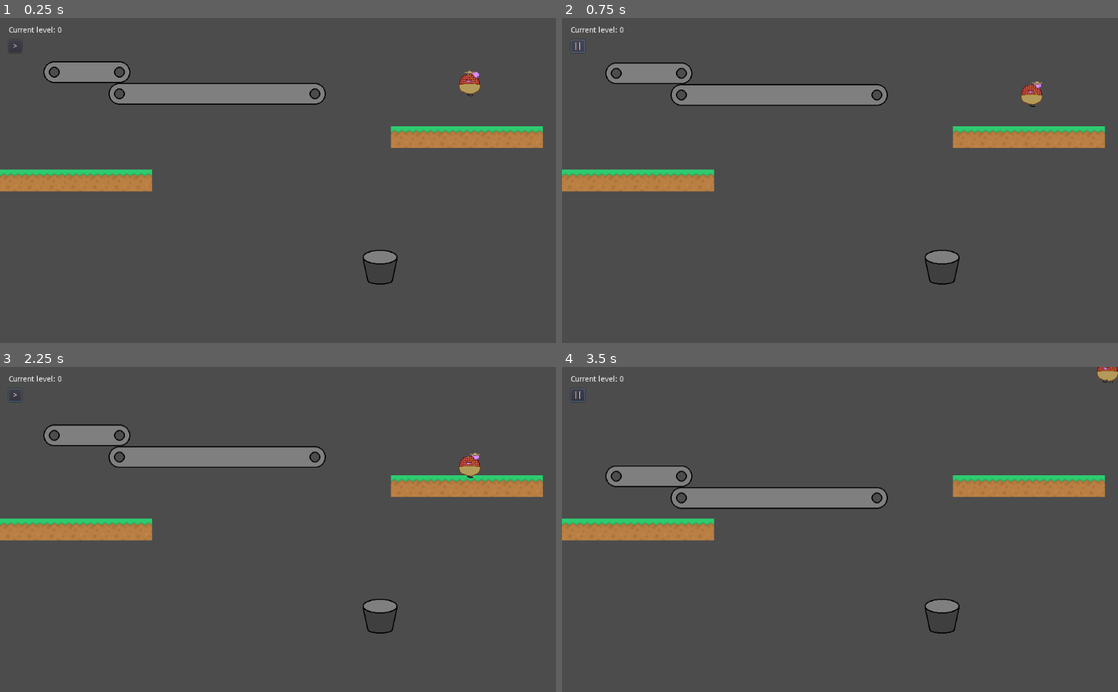
Above: before the commit, frames 1-4 (two rows, left to right).
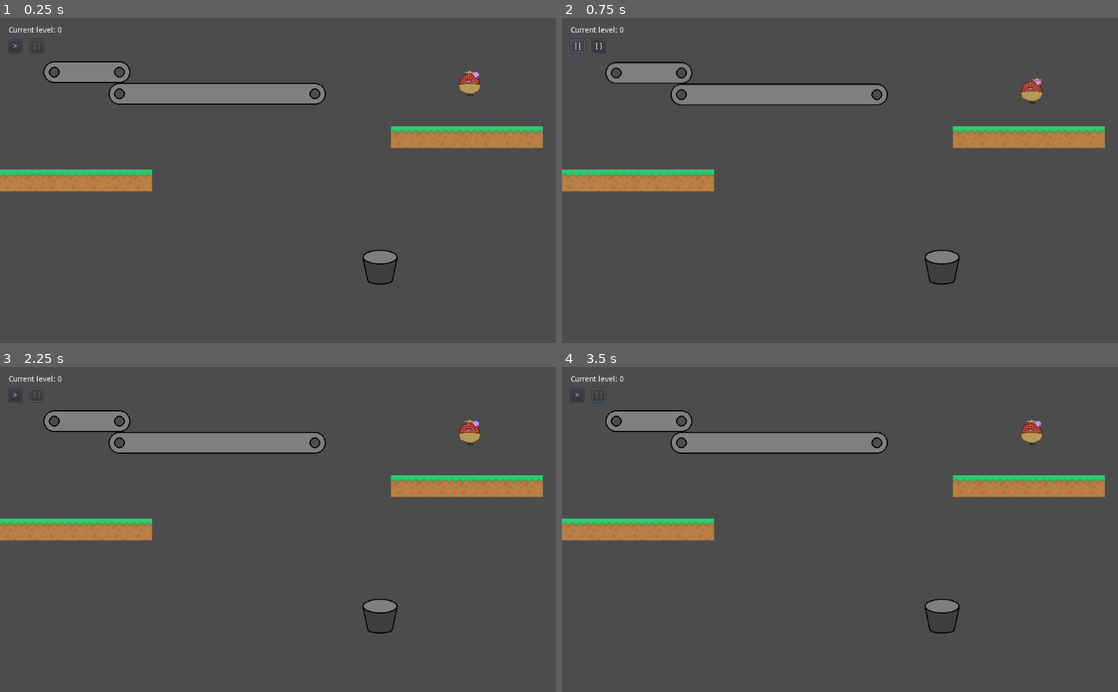
Above: after the commit, the same moments.

Repository: carsonswope/gmtk-jam
Game: Godot game, scene res://MainScene.tscn
Same seed, same stepped clock (60 frames per second), same inputs: the game is played once before the commit and once after it.
Inputs (mouse positions are in pixels of both pictures, inside the frame that each line leads up to):
- Up to frame 1 (0.25 s): no input
- Up to frame 2 (0.75 s): click ">" at 0.5 s
- Up to frame 3 (2.25 s): click "||" at 1.25 s; click (38, 396) at 2 s, where only the run after the commit has a clickable "[ ]"
- Up to frame 4 (3.5 s): tap Enter at 2.75 s; hold Right (move_right) from 2.78 s (still down); tap Up (jump) at 3.02 s

The runs differ from the first frame. In frame 2, 0.7% of the frame differs, in the area x 5-87%, y 7-28%; in frame 3, 5.2%; in frame 4, 7.2%, in the area x 1-100%, y 0-44%.

Commit message:
add reset button for levels

Diff:
--- a/MainScene.gd
+++ b/MainScene.gd
@@ -34,22 +34,25 @@
 func _ready():
 	MusicController.play_music()
 
-	$gui_root/play_pause_button.connect("button_down", self, "play_pause_click")
+	$gui_root/play_pause_button.connect("button_up", self, "play_pause_click")
+	$gui_root/reset_button.connect("button_up", self, "reset_click")
 
 	init_level(0)
 
 func play_pause_click():
-	if current_game_state == GameState.LEVEL_START:
+	if current_game_state == GameState.LEVEL_START or current_game_state == GameState.LEVEL_PAUSED:
 		# clicked play button to begin the simulation!
 		current_game_state = GameState.LEVEL_RUNNING
 		get_tree().paused = false
 	elif current_game_state == GameState.LEVEL_RUNNING:
 		# clicked pause button to pause the simulation
-		current_game_state = GameState.LEVEL_START
+		current_game_state = GameState.LEVEL_PAUSED
 		get_tree().paused = true
 	else:
 		print('hi')
 
+func reset_click():
+	init_level(current_level_idx)
 
 # Called every frame. 'delta' is the elapsed time since the previous frame.
 func _process(delta):
@@ -66,8 +69,10 @@
 				print('advanced to next level!')
 				init_level(next_level_idx)
 
+	$gui_root/reset_button.disabled = current_game_state == GameState.LEVEL_START
+
 	$gui_root/level_label.set_text('Current level: ' + str(current_level_idx))
-	if current_game_state == GameState.LEVEL_START:
+	if current_game_state == GameState.LEVEL_START or current_game_state == GameState.LEVEL_PAUSED:
 		$gui_root/play_pause_button.set_text('>')
 	elif current_game_state == GameState.LEVEL_RUNNING:
 		$gui_root/play_pause_button.set_text('||')
--- a/MainScene.tscn
+++ b/MainScene.tscn
@@ -20,6 +20,17 @@
 "_edit_use_anchors_": false
 }
 
+[node name="reset_button" type="Button" parent="gui_root"]
+pause_mode = 2
+margin_left = 40.0
+margin_top = 24.0
+margin_right = 64.0
+margin_bottom = 48.0
+text = "[ ]"
+__meta__ = {
+"_edit_use_anchors_": false
+}
+
 [node name="level_label" type="RichTextLabel" parent="gui_root"]
 margin_right = 160.0
 margin_bottom = 16.0
--- /dev/null
+++ b/levels/LevelContainer.tscn
@@ -0,0 +1,18 @@
+[gd_scene load_steps=2 format=2]
+
+[sub_resource type="GDScript" id=1]
+script/source = "extends Node2D
+
+
+# Called when the node enters the scene tree for the first time.
+func _ready():
+	pass # Replace with function body.
+
+
+# Called every frame. 'delta' is the elapsed time since the previous frame.
+#func _process(delta):
+#	pass
+"
+
+[node name="Node2D" type="Node2D"]
+script = SubResource( 1 )
--- a/levels/level_2.gd
+++ b/levels/level.gd
@@ -1,8 +1,16 @@
 extends Node2D
+
+
+# Declare member variables here. Examples:
+# var a = 2
+# var b = "text"
+
 
 # Called when the node enters the scene tree for the first time.
 func _ready():
-	pass
+	print('hi')
+	pass # Replace with function body.
+
 
 # Called every frame. 'delta' is the elapsed time since the previous frame.
 #func _process(delta):
--- a/levels/level_1.gd
+++ /dev/null
@@ -1,5 +0,0 @@
-extends Node2D
-
-# Called when the node enters the scene tree for the first time.
-func _ready():
-	pass
--- a/levels/level_1.tscn
+++ b/levels/level_1.tscn
@@ -1,7 +1,7 @@
 [gd_scene load_steps=6 format=2]
 
 [ext_resource path="res://Player.tscn" type="PackedScene" id=1]
-[ext_resource path="res://levels/level_1.gd" type="Script" id=2]
+[ext_resource path="res://levels/level.gd" type="Script" id=2]
 [ext_resource path="res://scripts/NextLevel.tscn" type="PackedScene" id=3]
 [ext_resource path="res://Tile.tscn" type="PackedScene" id=4]
 [ext_resource path="res://PlatformContainer.tscn" type="PackedScene" id=5]
--- a/levels/level_2.tscn
+++ b/levels/level_2.tscn
@@ -1,7 +1,7 @@
 [gd_scene load_steps=4 format=2]
 
 [ext_resource path="res://Player.tscn" type="PackedScene" id=1]
-[ext_resource path="res://levels/level_2.gd" type="Script" id=2]
+[ext_resource path="res://levels/level.gd" type="Script" id=2]
 [ext_resource path="res://scripts/NextLevel.tscn" type="PackedScene" id=3]
 
 [node name="level_2" type="Node2D"]
